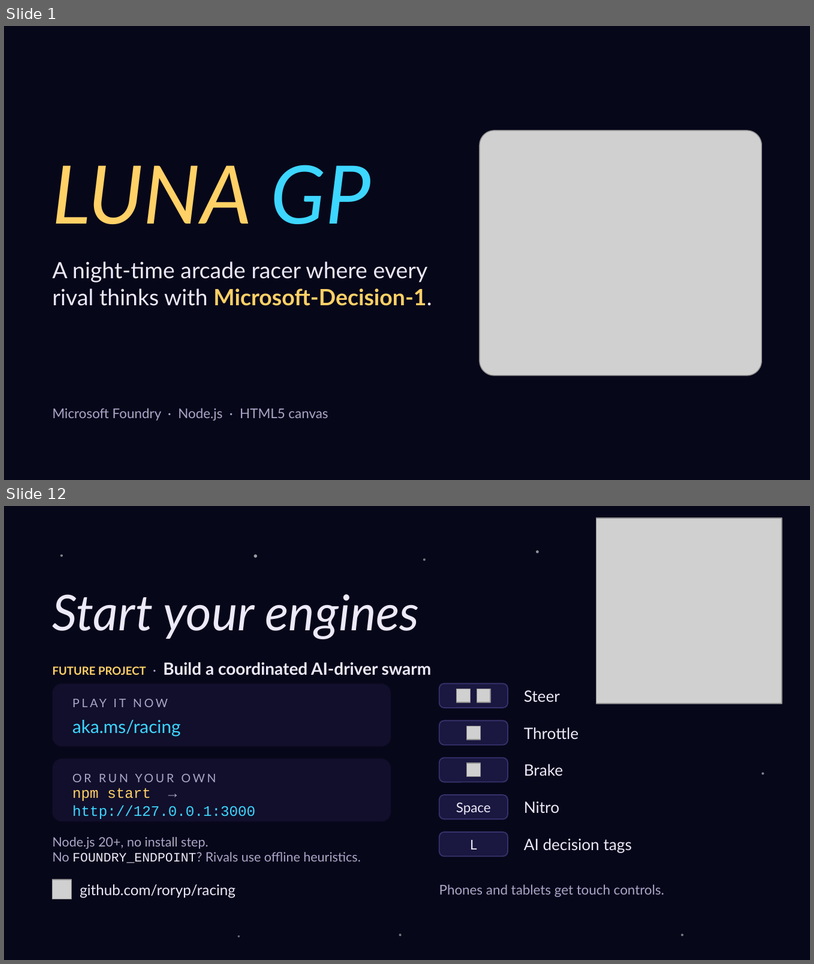
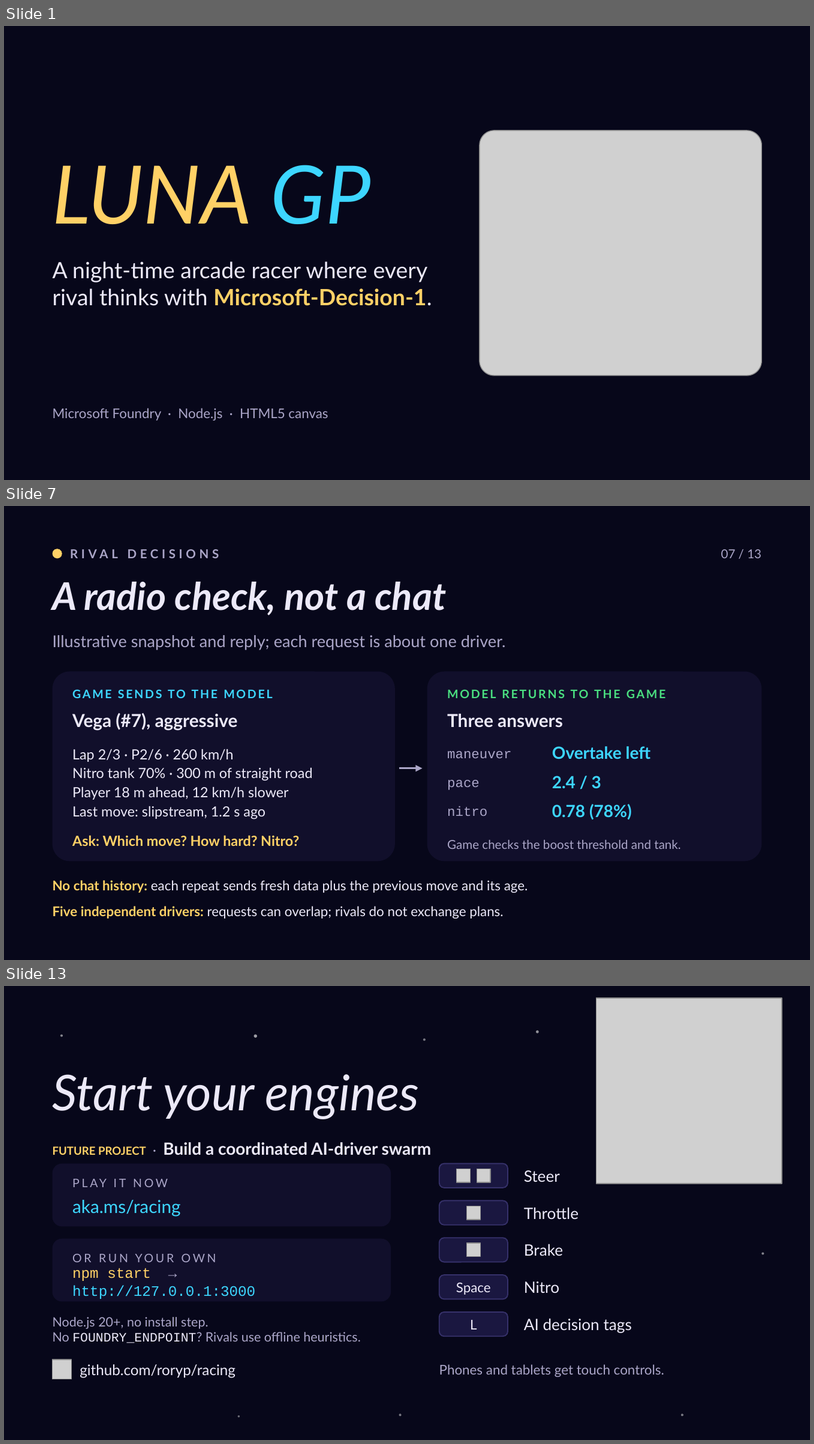
Before and after one commit to roryp/racing, a slide deck: docs/luna-gp-deck.pptx. Shown one above the other, each under a label of ours: slides 1 and 12 before the commit, slides 1, 7 and 13 after it; the slides between them are not shown. The pictures are 814x964 and 814x1444 pixels, drawn with LibreOffice and Linux fonts; fonts in the diff are those of the drawing; grey boxes stand for pictures. Boxes give left, top, right and bottom in pixels: in the first picture for what was removed or moved away, otherwise in the second. Text is boxed around its words. In the diff, an @@ line names an element or a change of style, - is before the commit and + after.

```diff
--- a/docs/luna-gp-deck.pptx
+++ b/docs/luna-gp-deck.pptx
@@ slide 7 added at [4, 506, 810, 960], background #07071A @@
@@ ellipse added at [53, 549, 62, 558], fill #FFD166 @@
@@ text added at [70, 549, 219, 558], 11 pt, text #ABA6C8, bold @@
+RIVAL DECISIONS
@@ text added at [722, 549, 762, 558], 11 pt, text #ABA6C8 @@
+07 / 13
@@ text added at [53, 582, 446, 615], 34 pt, text #ECE9F8, bold, italic @@
+A radio check, not a chat
@@ text added at [53, 635, 506, 650], 14.5 pt, text #ABA6C8 @@
+Illustrative snapshot and reply; each request is about one driver.
@@ rounded rectangle added at [53, 672, 395, 861], fill #110F2B @@
@@ rounded rectangle added at [428, 672, 762, 861], fill #110F2B @@
@@ text added at [72, 689, 272, 698], 10.5 pt, text #3DD6FF, bold @@
+GAME SENDS TO THE MODEL
@@ text added at [447, 689, 666, 698], 10.5 pt, text #4ADE80, bold @@
+MODEL RETURNS TO THE GAME
@@ text added at [72, 712, 238, 730], 16 pt, text #ECE9F8, bold @@
+Vega (#7), aggressive
@@ text added at [447, 714, 563, 727], 16 pt, text #ECE9F8, bold @@
+Three answers
@@ text added at [72, 748, 313, 819], 12.5 pt, text #ECE9F8 @@
+Lap 2/3 · P2/6 · 260 km/h
+Nitro tank 70% · 300 m of straight road
+Player 18 m ahead, 12 km/h slower
+Last move: slipstream, 1.2 s ago
@@ text added at [447, 751, 512, 758], 12 pt, text #ABA6C8 @@
+maneuver
@@ text added at [552, 746, 651, 759], 15 pt, text #3DD6FF, bold @@
+Overtake left
@@ arrow added from (399, 768) to (423, 768), #ABA6C8 1.75 pt @@
@@ text added at [552, 775, 602, 789], 15 pt, text #3DD6FF, bold @@
+2.4 / 3
@@ text added at [447, 780, 480, 790], 12 pt, text #ABA6C8 @@
+pace
@@ text added at [447, 806, 488, 816], 12 pt, text #ABA6C8 @@
+nitro
@@ text added at [552, 804, 632, 820], 15 pt, text #3DD6FF, bold @@
+0.78 (78%)
@@ text added at [72, 835, 299, 846], 12.5 pt, text #FFD166, bold @@
+Ask: Which move? How hard? Nitro?
@@ text added at [447, 840, 681, 849], 11 pt, text #ABA6C8 @@
+Game checks the boost threshold and tank.
@@ text added at [53, 880, 528, 892], 12 pt, text #ECE9F8 @@
+No chat history: each repeat sends fresh data plus the previous move and its age.
@@ text added at [53, 906, 503, 918], 12 pt, text #ECE9F8 @@
+Five independent drivers: requests can overlap; rivals do not exchange plans.
@@ what was slide 12 is now slide 13 @@
```
Also in this commit, not shown: 10 slides changed.
